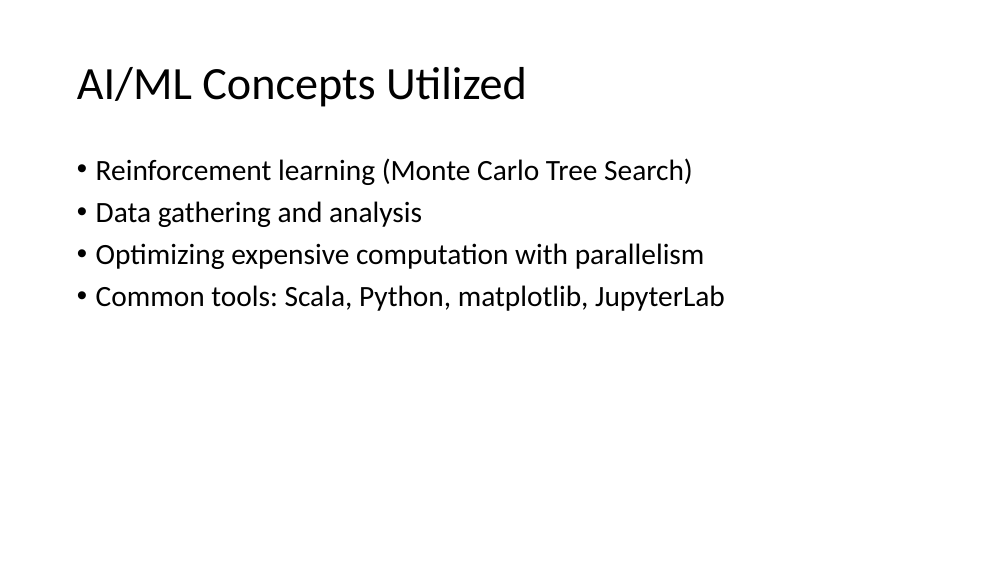
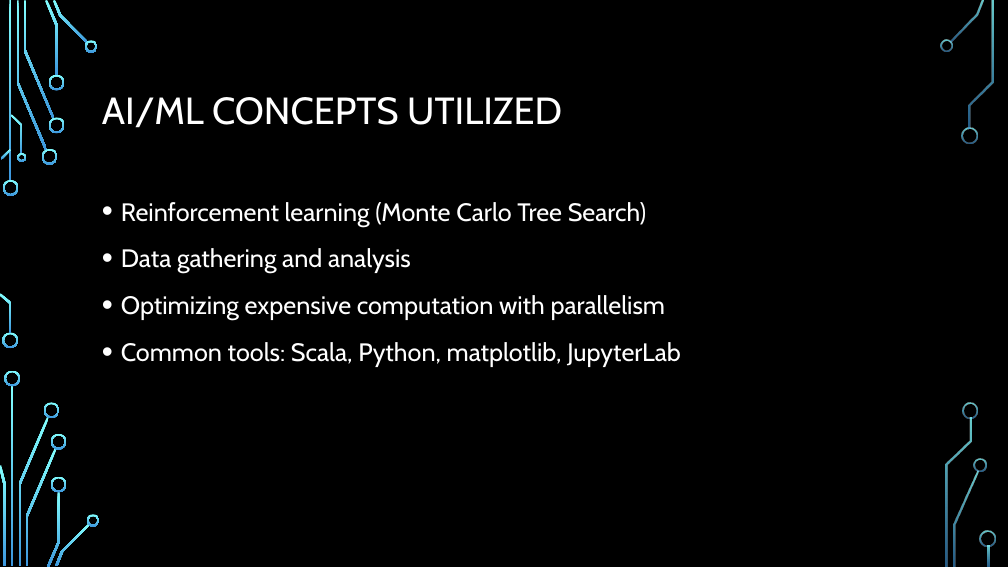
Before and after one commit to Ha5hBr0wn/CS4701, a slide deck: slide 18 of FinalPresentation.pptx. Drawn at 1008x567 pixels with LibreOffice and Linux fonts; fonts in the diff are those of the drawing; background and template pictures are left out. Boxes give left, top, right and bottom in pixels: in the first picture for what was removed or moved away, otherwise in the second. Text is boxed around its words. In the diff, an @@ line names an element or a change of style, - is before the commit and + after.

```diff
--- a/FinalPresentation.pptx
+++ b/FinalPresentation.pptx
@@ background #FFFFFF to picture (left out) @@
@@ title at <box>102,97,562,128</box>: text changed; size 44 to 36 pt; font Calibri to Cabin; text colour #000000 to #FFFFFF @@
-AI/ML Concepts Utilized
+AI/ML CONCEPTS UTILIZED
@@ text "Reinforcement learning (Monte Carlo Tree ...": place and size @@
-text "Reinforcement learning (Monte Carlo Tree ..." at <box>96,158,725,311</box>
+text "Reinforcement learning (Monte Carlo Tree ..." at <box>121,202,681,367</box>
@@ text "Reinforcement learning (Monte Carlo Tree ..." at <box>121,202,681,367</box>: size 28 to 24 pt, font Calibri to Cabin, text colour #000000 to #FFFFFF; line spacing 0.9 to 1.2 @@
@@ group added at <box>0,0,996,567</box>: 33 freeform shapes, 3 rectangles @@
```
Also in this commit, not shown: 18 other slides changed.
